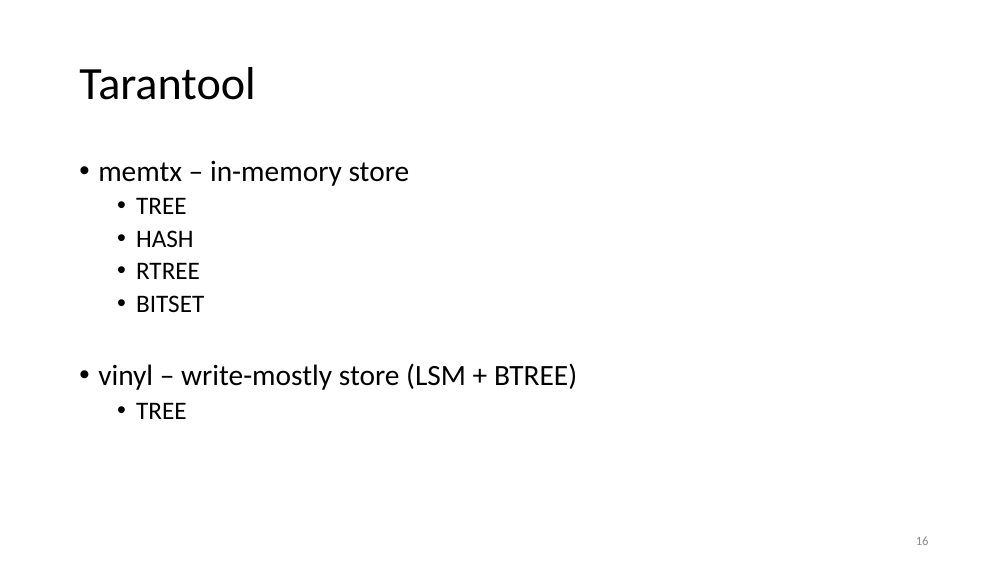
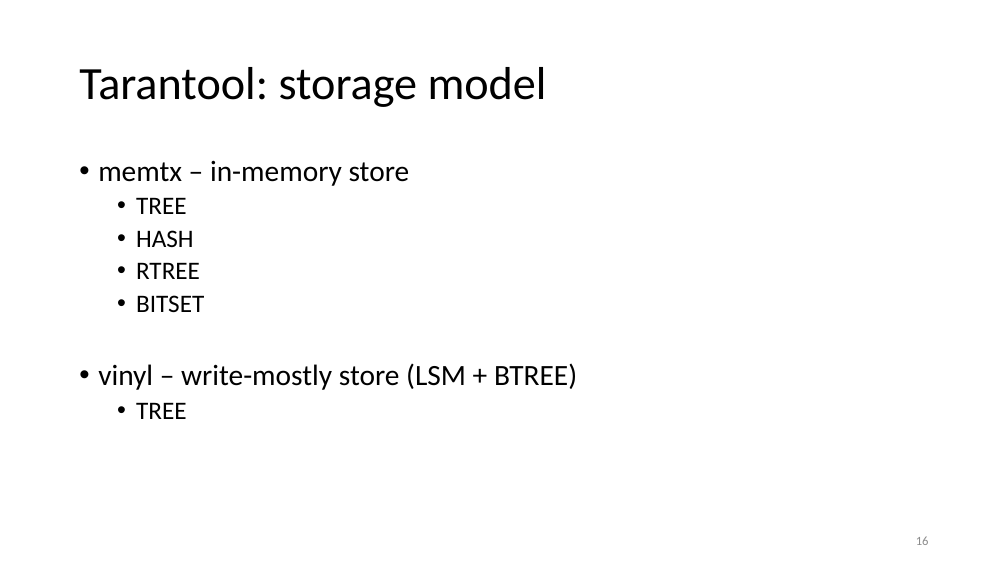
Before and after one commit to aensidhe/presentations, a slide deck: slide 16 of 2018/09/dotnext/Использование Tarantool в .NET-проектах.pptx. Drawn at 1008x567 pixels with LibreOffice and Linux fonts; fonts in the diff are those of the drawing; background and template pictures are left out. Boxes give left, top, right and bottom in pixels: in the first picture for what was removed or moved away, otherwise in the second. Text is boxed around its words. In the diff, an @@ line names an element or a change of style, - is before the commit and + after.

```diff
--- a/2018/09/dotnext/Использование Tarantool в .NET-проектах.pptx
+++ b/2018/09/dotnext/Использование Tarantool в .NET-проектах.pptx
@@ title at [79,67,547,107]: text changed @@
-Tarantool
+Tarantool: storage model
```
Also in this commit, not shown: 7 other slides changed, 2 slides added, 4 slides removed.
